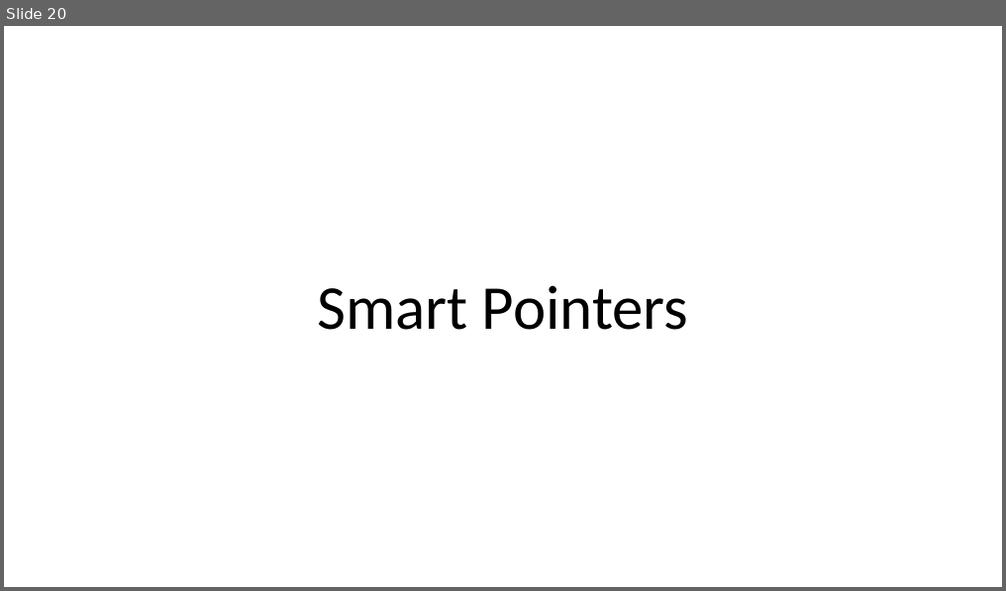
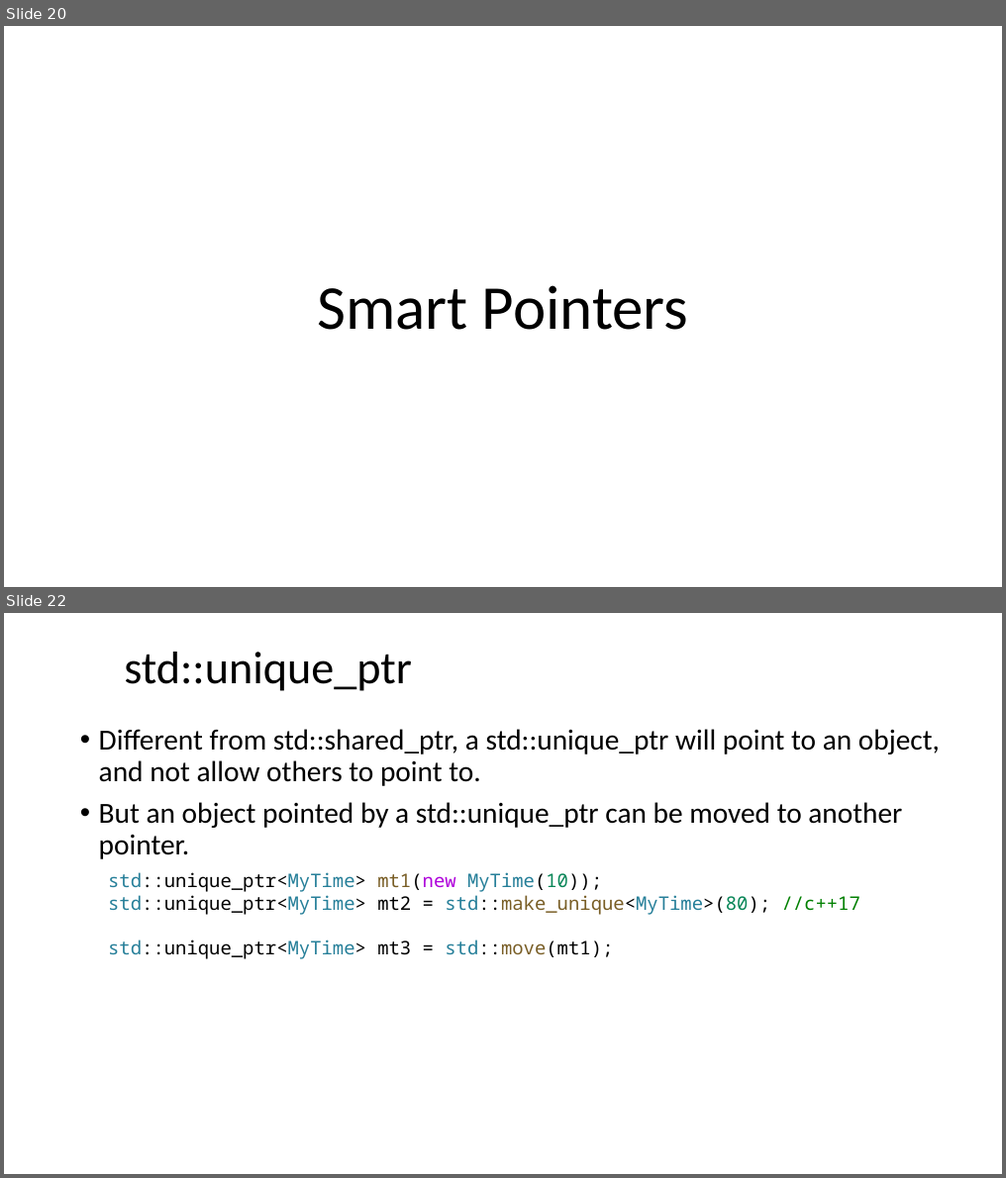
Before and after one commit to dayekuaipao/CPPLearning, a slide deck: week11/Lecture11.pptx. Shown one above the other, each under a label of ours: slide 20 before the commit, slides 20 and 22 after it; the slides between them are not shown. The pictures are 1006x591 and 1006x1178 pixels, drawn with LibreOffice and Linux fonts; fonts in the diff are those of the drawing; background and template pictures are left out. Boxes give left, top, right and bottom in pixels: in the first picture for what was removed or moved away, otherwise in the second. Text is boxed around its words. In the diff, an @@ line names an element or a change of style, - is before the commit and + after.

```diff
--- a/week11/Lecture11.pptx
+++ b/week11/Lecture11.pptx
@@ slide 22 added at (x1=4, y1=613, x2=1002, y2=1174), background #FFFFFF @@
@@ title added at (x1=124, y1=652, x2=412, y2=691), 44 pt, text #000000 @@
+std::unique_ptr
@@ text added at (x1=99, y1=729, x2=940, y2=860), 28 pt, text #000000 @@
+• Different from std::shared_ptr, a std::unique_ptr will point to an object, and not allow others to point to.
+• But an object pointed by a std::unique_ptr can be moved to another pointer.
@@ text added at (x1=108, y1=872, x2=860, y2=959), 18 pt, text #000000 @@
+std::unique_ptr<MyTime> mt1(new MyTime(10));
+std::unique_ptr<MyTime> mt2 = std::make_unique<MyTime>(80); //c++17
+std::unique_ptr<MyTime> mt3 = std::move(mt1);
```
Also in this commit, not shown: 1 slide changed, 2 other slides added, 1 slide removed, 2 other files.
